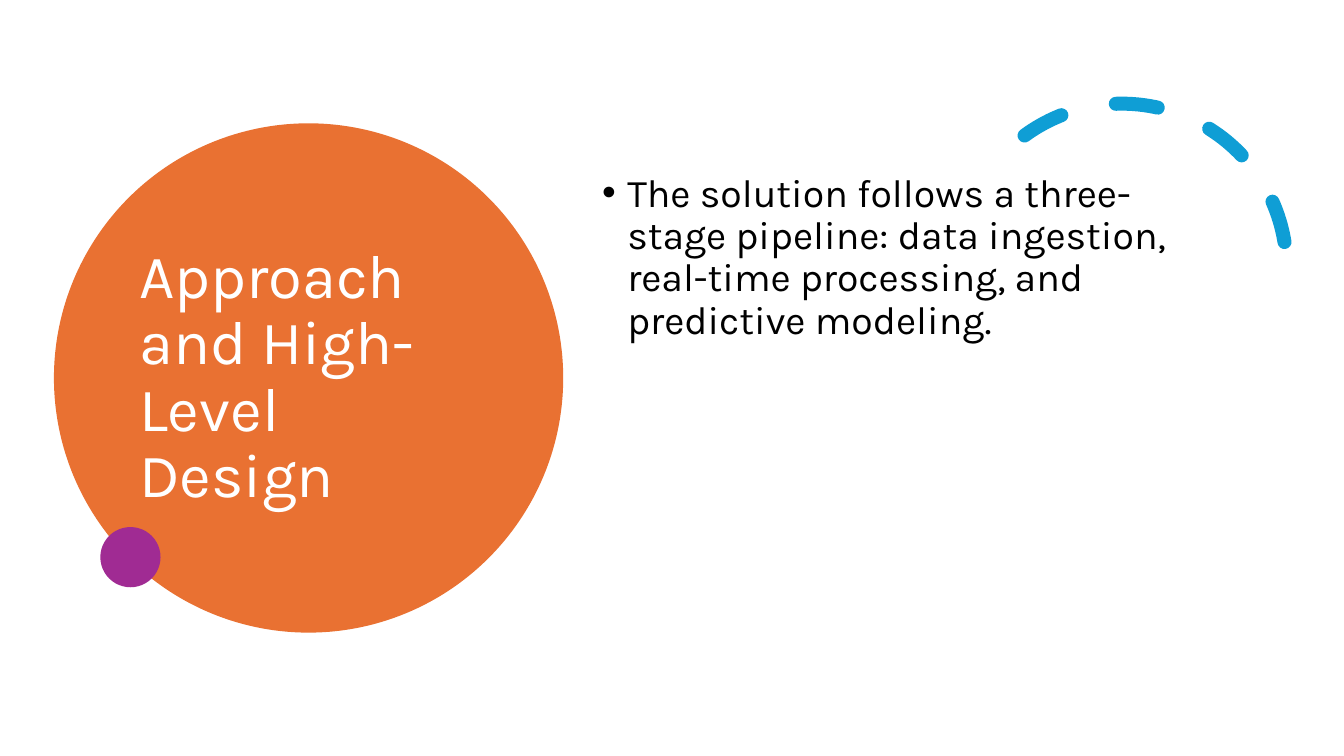
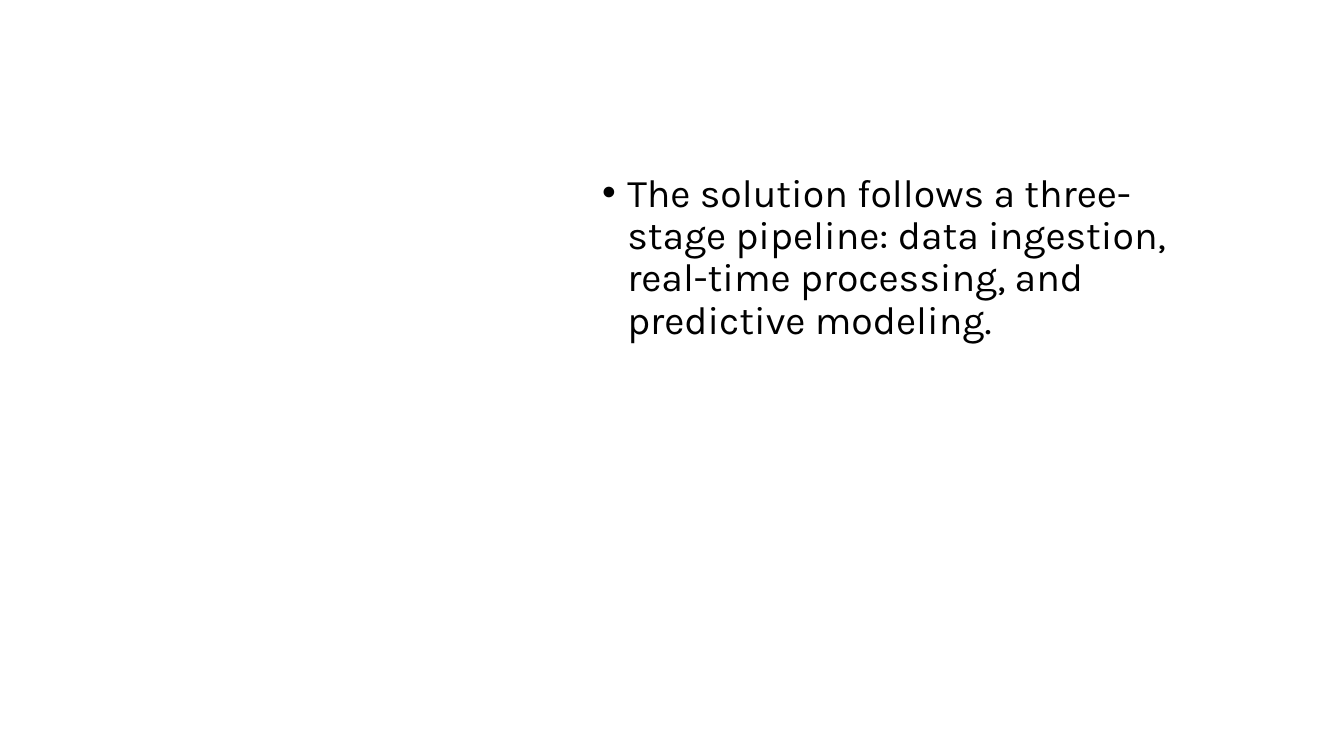
Before and after one commit to monikatyagiisc/grid-optimization-with-weather, a slide deck: slide 6 of DataEnggFinalProjectPPT.pptx. Drawn at 1344x756 pixels with LibreOffice and Linux fonts; fonts in the diff are those of the drawing. Boxes give left, top, right and bottom in pixels: in the first picture for what was removed or moved away, otherwise in the second. Text is boxed around its words. In the diff, an @@ line names an element or a change of style, - is before the commit and + after.

```diff
--- a/DataEnggFinalProjectPPT.pptx
+++ b/DataEnggFinalProjectPPT.pptx
@@ arc (boxed as its full ellipse) removed at [898, 44, 1344, 494] @@
@@ ellipse removed at [53, 123, 563, 632] @@
@@ title removed at [139, 256, 414, 512] @@
-Approach and High-Level Design
@@ ellipse removed at [101, 527, 161, 588] @@
```
Also in this commit, not shown: 13 other slides changed, 1 slide added.
